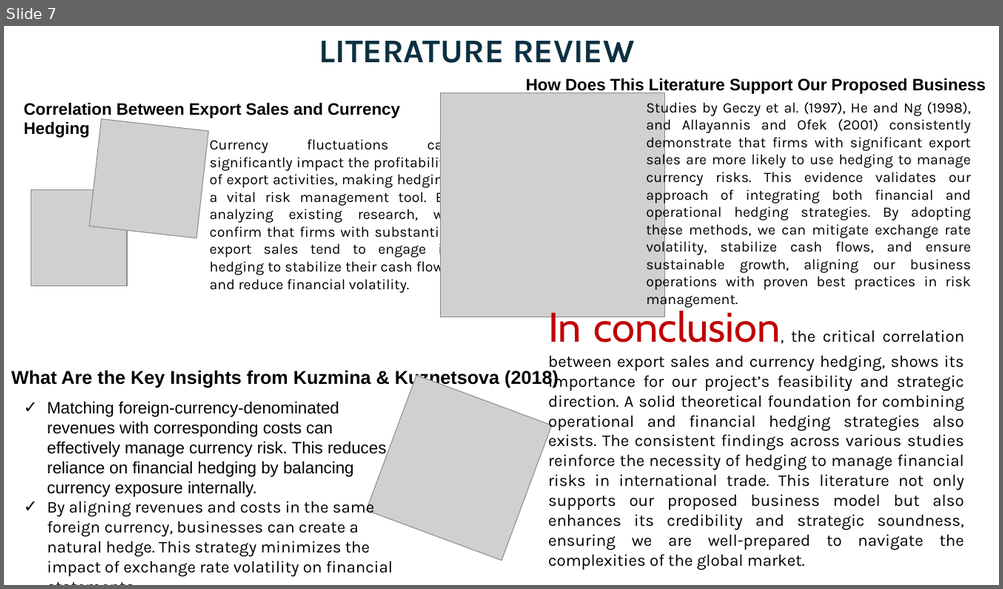
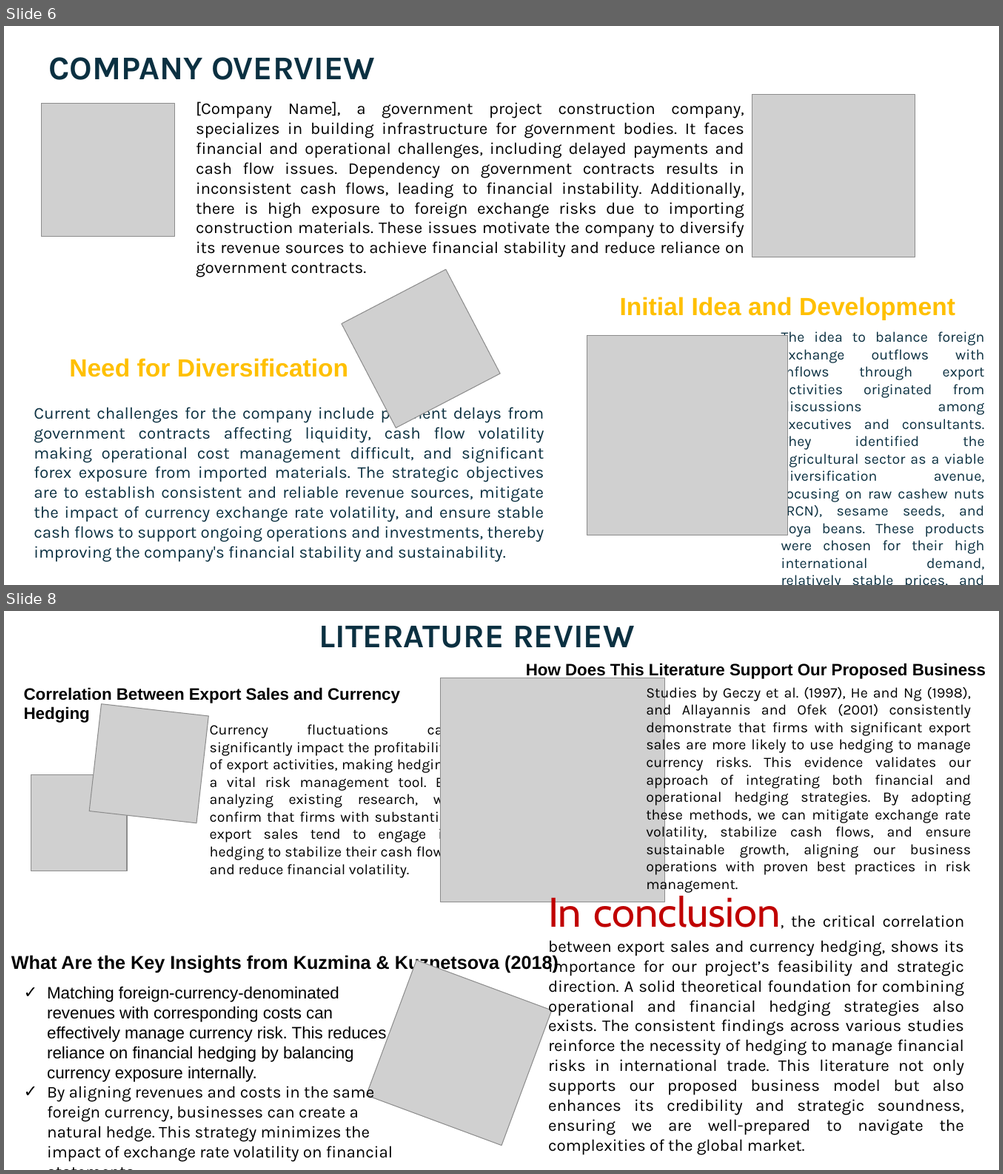
Before and after one commit to Gbekoilias/SustainableBusinessExpansion, a slide deck: Diversification Strategy for Government Construction.pptx. Shown one above the other, each under a label of ours: slide 7 before the commit, slides 6 and 8 after it; the slides between them are not shown. The pictures are 1003x589 and 1003x1174 pixels, drawn with LibreOffice and Linux fonts; fonts in the diff are those of the drawing; grey boxes stand for pictures. Boxes give left, top, right and bottom in pixels: in the first picture for what was removed or moved away, otherwise in the second. Text is boxed around its words. In the diff, an @@ line names an element or a change of style, - is before the commit and + after.

```diff
--- a/Diversification Strategy for Government Construction.pptx
+++ b/Diversification Strategy for Government Construction.pptx
@@ slide 6 added at (x1=4, y1=26, x2=999, y2=585), background #FFFFFF @@
@@ text added at (x1=48, y1=57, x2=375, y2=80), 32 pt, text #0B3041, bold @@
+COMPANY OVERVIEW
@@ picture added at (x1=41, y1=104, x2=174, y2=236) @@
@@ text added at (x1=196, y1=101, x2=744, y2=258), 16 pt, text #000000 @@
+[Company Name], a government project construction company, specializes in building infrastructure for government bodies. It faces financial and operational challenges, including delayed payments and cash flow issues. Dependency on government contracts results in inconsistent cash flows, leading to financial instability. Additionally, there is high exposure to foreign exchange risks due to importing construction materials. These issues motivate the company to diversify its revenue sources to achieve financial stability and reduce reliance on government contracts.
@@ picture added at (x1=751, y1=95, x2=914, y2=258) @@
@@ picture added at (x1=341, y1=269, x2=501, y2=429) @@
@@ text added at (x1=620, y1=297, x2=955, y2=321), 24 pt, text #FFC000, bold @@
+Initial Idea and Development
@@ picture added at (x1=587, y1=335, x2=788, y2=536) @@
@@ text added at (x1=781, y1=332, x2=984, y2=570), 14 pt, text #0B3041 @@
+The idea to balance foreign exchange outflows with inflows through export activities originated from discussions among executives and consultants. They identified the agricultural sector as a viable diversification avenue, focusing on raw cashew nuts (RCN), sesame seeds, and soya beans. These products were chosen for their high international demand, relatively stable prices, and ease of market entry.
@@ text added at (x1=69, y1=358, x2=348, y2=378), 24 pt, text #FFC000, bold @@
+Need for Diversification
@@ text added at (x1=34, y1=403, x2=544, y2=562), 16 pt, text #0B3041 @@
+Current challenges for the company include payment delays from government contracts affecting liquidity, cash flow volatility making operational cost management difficult, and significant forex exposure from imported materials. The strategic objectives are to establish consistent and reliable revenue sources, mitigate the impact of currency exchange rate volatility, and ensure stable cash flows to support ongoing operations and investments, thereby improving the company's financial stability and sustainability.
@@ what was slide 7 is now slide 8 @@
```
Also in this commit, not shown: 2 slides changed, 6 other slides added, 2 slides removed, 5 other files.
